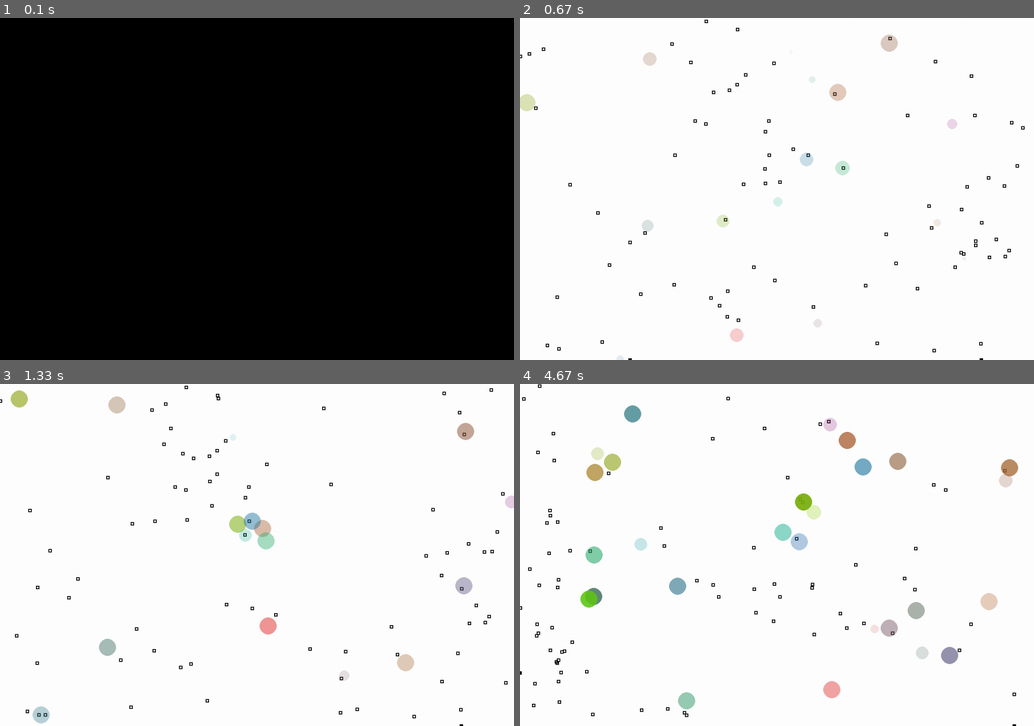
Above: before the commit, frames 1-4 (two rows, left to right).
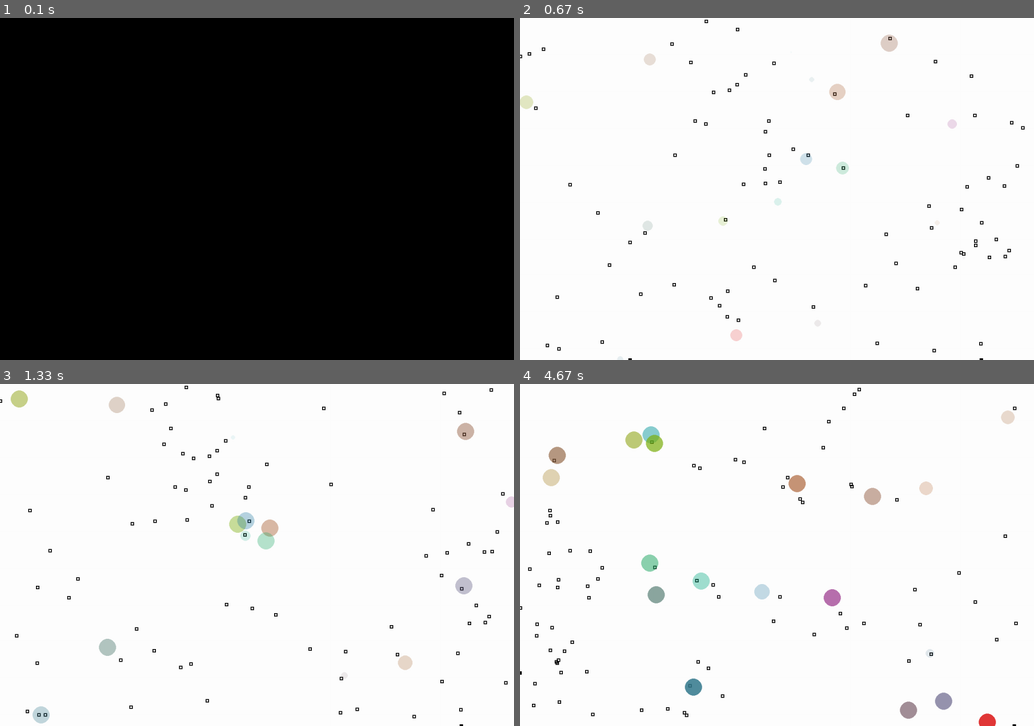
Above: after the commit, the same moments.

Repository: logularjason/gol
Game: pygame game, started from gol.py
The game is run twice, just before and just after one commit, with the same random seed, the same clock (stepped at 60 frames per second) and the same inputs.
Inputs:
- Up to frame 1 (0.1 s): no input
- Up to frame 2 (0.67 s): no input
- Up to frame 3 (1.33 s): no input
- Up to frame 4 (4.67 s): no input

Frame 1 is identical in both runs. In frame 2, 0.2% of the frame differs, in the area x 0-86%, y 10-100%; in frame 3, 0.8%; in frame 4, 5.7%, in the area x 0-97%, y 0-100%.

Commit message:
Change updateEnergy algorithm

Diff:
--- a/constants.py
+++ b/constants.py
@@ -16,4 +16,4 @@
 GENE_REPLICATION_FUZZ=10 # how much to alter a gene on replication
 CREATURE_RADIUS=20
 ENERGY_OPACITY_FACTOR=0.1 * 255 / CREATURE_STARTING_ENERGY
-STAMINA_OFFSET = 0.01
+STAMINA_FACTOR = 0.6
--- a/creature.py
+++ b/creature.py
@@ -48,9 +48,13 @@
 
     # Update our health based on move distance - moving has a cost
     def updateEnergy(self, mx, my, stamina):
-        correctedStamina = (1 - ((stamina - NORMALISED_GENE_MIN) / NORMALISED_GENE_RANGE)) + STAMINA_OFFSET
-        self.energy = self.energy - math.sqrt(mx*mx + my*my) * correctedStamina
-        print('self.energy={} stamina={} correctedStamina={}'.format(self.energy, stamina, correctedStamina))
+        # This varies [0,1] for [poor, good]
+        normalisedStamina = ((stamina - NORMALISED_GENE_MIN) / NORMALISED_GENE_RANGE)
+        # If factor is 0.6, then foodCostFactor = [1,0] * 0.6 + 0.4 = [1, 0.4] for [poor, good]
+        foodCostFactor = (1 - normalisedStamina) * STAMINA_FACTOR + (1 - STAMINA_FACTOR)
+        # Weight the food cost by 1 for poor stamina and 0.6 for good stamina (if factor is 0.6)
+        self.energy = self.energy - math.sqrt(mx*mx + my*my) * foodCostFactor
+        print('self.energy={} stamina={} correctedStamina={}'.format(self.energy, stamina, foodCostFactor))
 
 
 # A class to represent a creature
Not shown, changed: README.md
